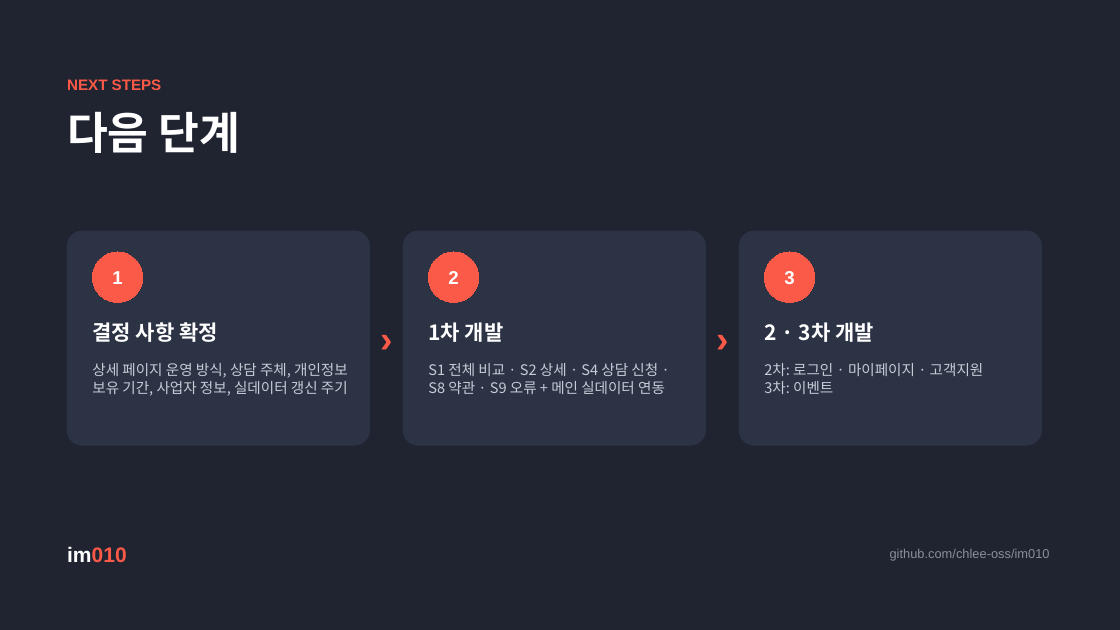
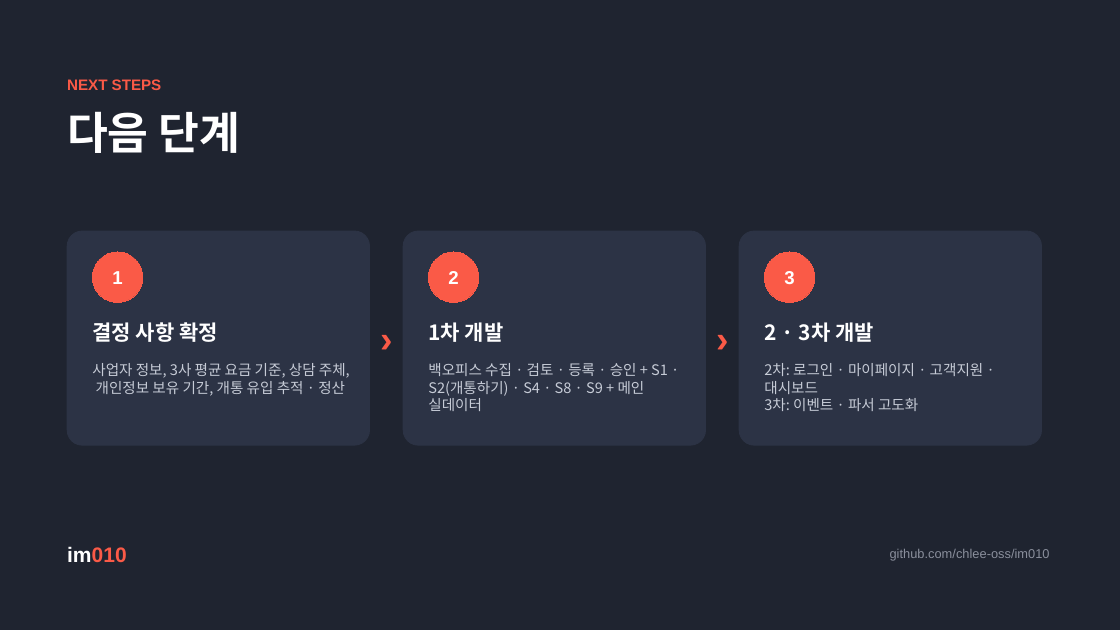
Before and after one commit to chlee-oss/im010, a slide deck: slide 34 of im010_기획서.pptx (slide 26 before the commit). Drawn at 1120x630 pixels with LibreOffice and Linux fonts; fonts in the diff are those of the drawing. Boxes give left, top, right and bottom in pixels: in the first picture for what was removed or moved away, otherwise in the second. Text is boxed around its words. In the diff, an @@ line names an element or a change of style, - is before the commit and + after.

```diff
--- a/im010_기획서.pptx
+++ b/im010_기획서.pptx
@@ text at bbox=[92, 363, 350, 396]: text changed @@
-상세 페이지 운영 방식, 상담 주체, 개인정보 보유 기간, 사업자 정보, 실데이터 갱신 주기
+사업자 정보, 3사 평균 요금 기준, 상담 주체, 개인정보 보유 기간, 개통 유입 추적 · 정산
@@ text at bbox=[428, 363, 668, 411]: text changed @@
-S1 전체 비교 · S2 상세 · S4 상담 신청 · S8 약관 · S9 오류 + 메인 실데이터 연동
+백오피스 수집 · 검토 · 등록 · 승인 + S1 · S2(개통하기) · S4 · S8 · S9 + 메인 실데이터
@@ text at bbox=[764, 363, 984, 411]: text changed @@
-2차: 로그인 · 마이페이지 · 고객지원
-3차: 이벤트
+2차: 로그인 · 마이페이지 · 고객지원 · 대시보드
+3차: 이벤트 · 파서 고도화
```
Also in this commit, not shown: 12 other slides changed, 8 slides added.
